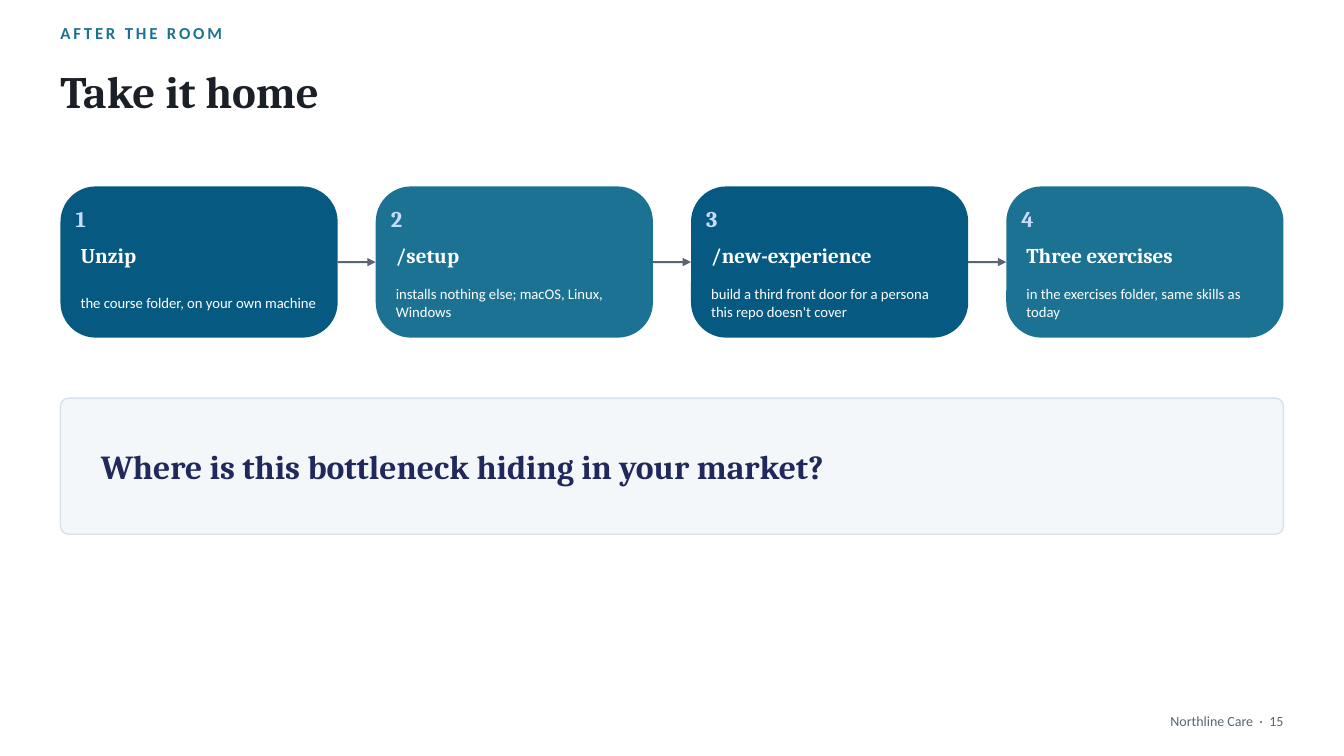
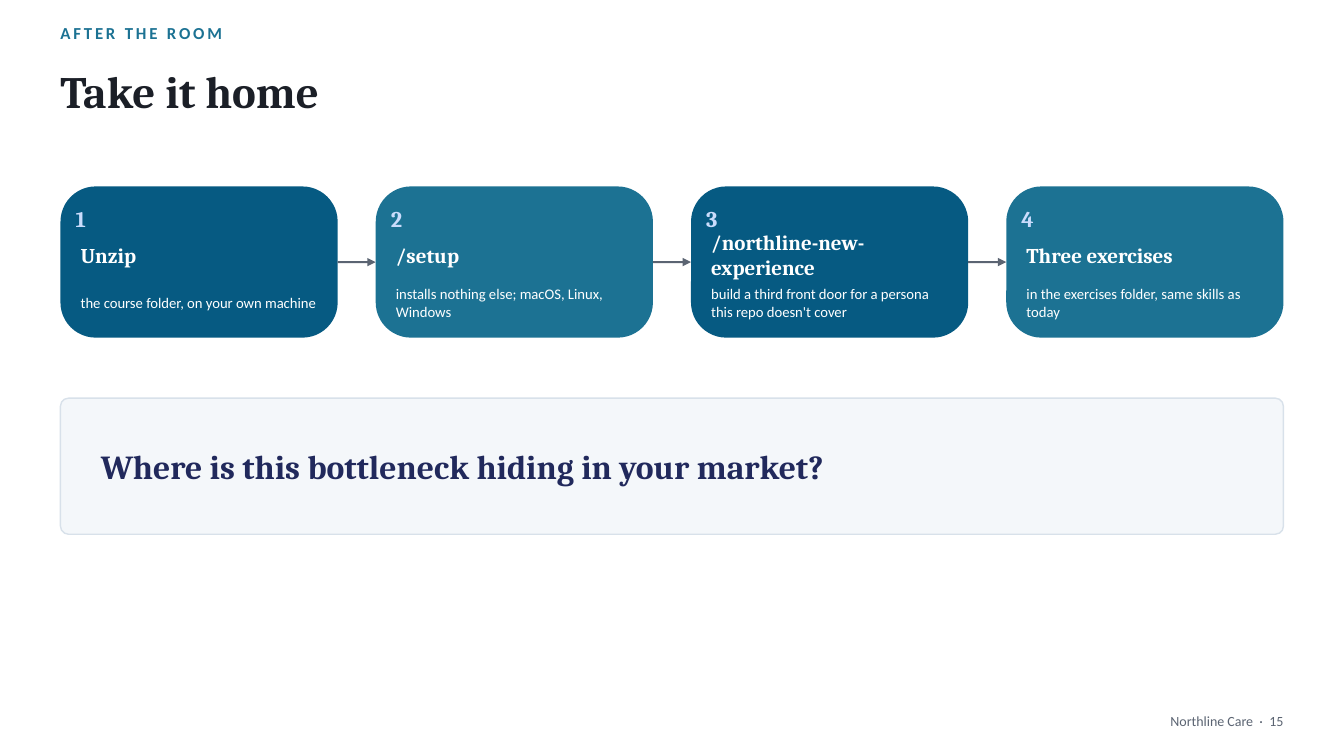
Before and after one commit to anthonymorrisjohnson/northline-course, a slide deck: slide 15 of slides/deck.pptx. Drawn at 1344x756 pixels with LibreOffice and Linux fonts; fonts in the diff are those of the drawing. Boxes give left, top, right and bottom in pixels: in the first picture for what was removed or moved away, otherwise in the second. Text is boxed around its words. In the diff, an @@ line names an element or a change of style, - is before the commit and + after.

```diff
--- a/slides/deck.pptx
+++ b/slides/deck.pptx
@@ text at box(711, 235, 864, 280): text changed @@
-/new-experience
+/northline-new-experience
```
Also in this commit, not shown: 2 other slides changed, 32 other files.
